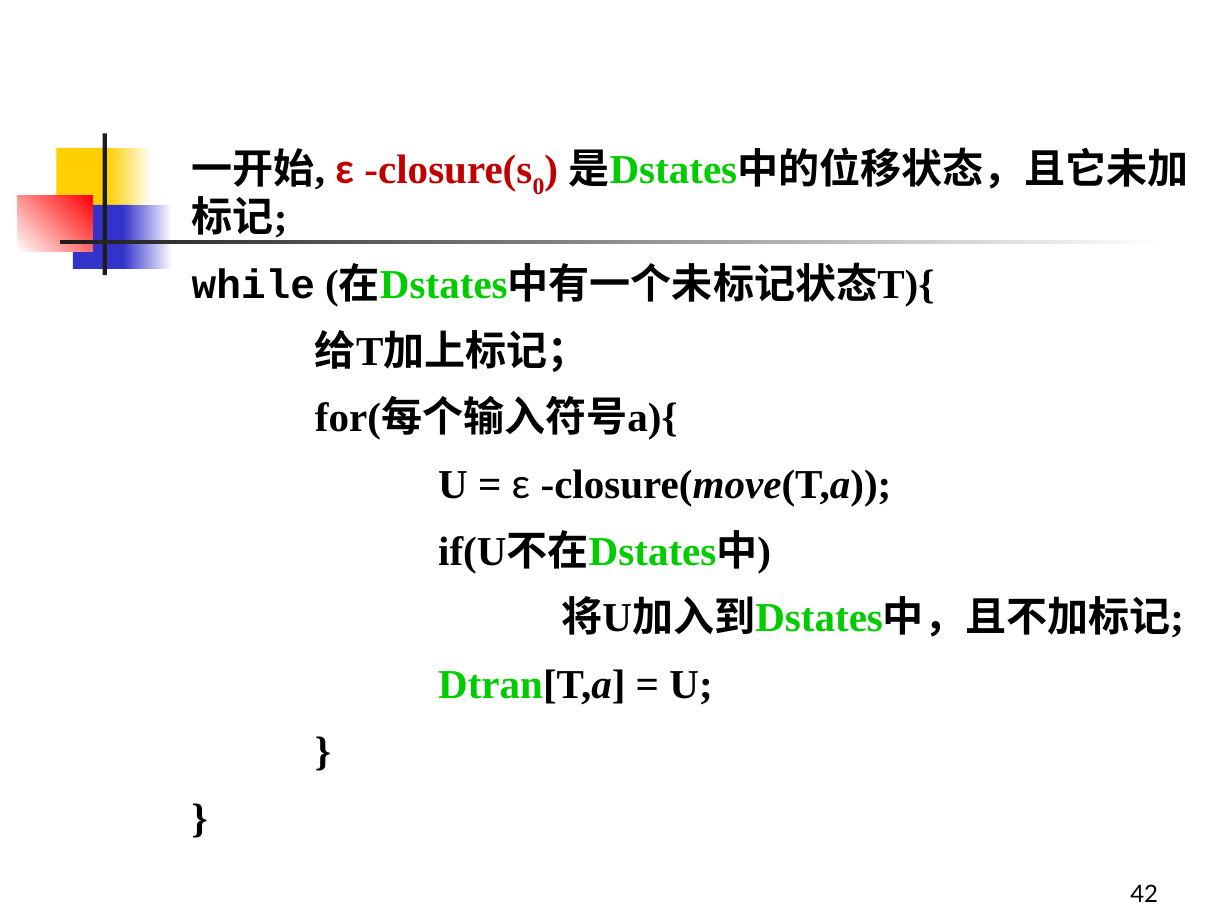
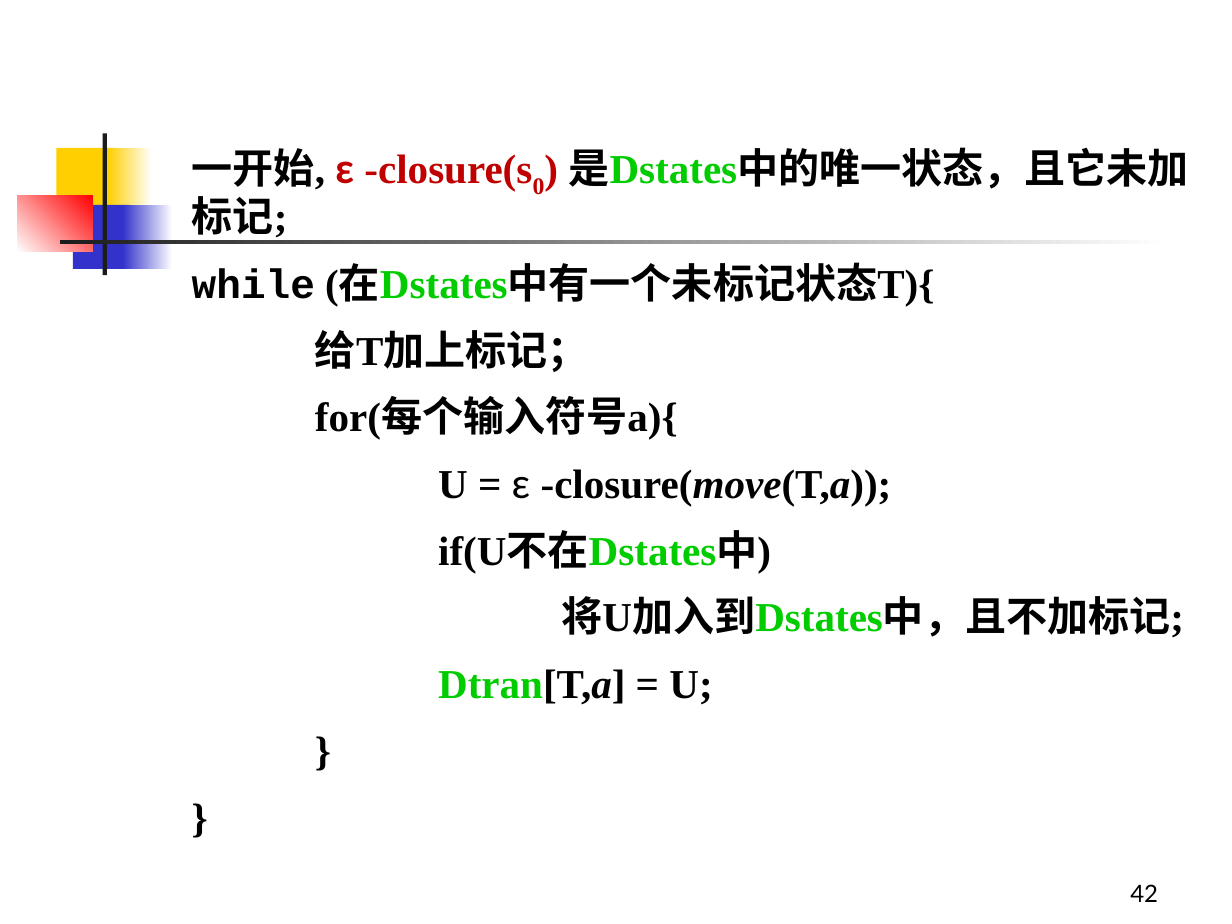
Before and after one commit to sonderlau/HzieeSurvivalGuide, a slide deck: slide 42 of Y1 Seminar II/编译原理/PPT/第3章 词法分析.ppt. Drawn at 1232x924 pixels with LibreOffice and Linux fonts; fonts in the diff are those of the drawing. Boxes give left, top, right and bottom in pixels: in the first picture for what was removed or moved away, otherwise in the second. Text is boxed around its words. In the diff, an @@ line names an element or a change of style, - is before the commit and + after.

```diff
--- a/Y1 Seminar II/编译原理/PPT/第3章 词法分析.ppt
+++ b/Y1 Seminar II/编译原理/PPT/第3章 词法分析.ppt
@@ text at [192,147,1189,242]: text changed @@
-一开始, ε -closure(s0) 是Dstates中的位移状态，且它未加标记;
+一开始, ε -closure(s0) 是Dstates中的唯一状态，且它未加标记;
```
Also in this commit, not shown: 24 other slides changed, 3 slides added, 11 other files.
